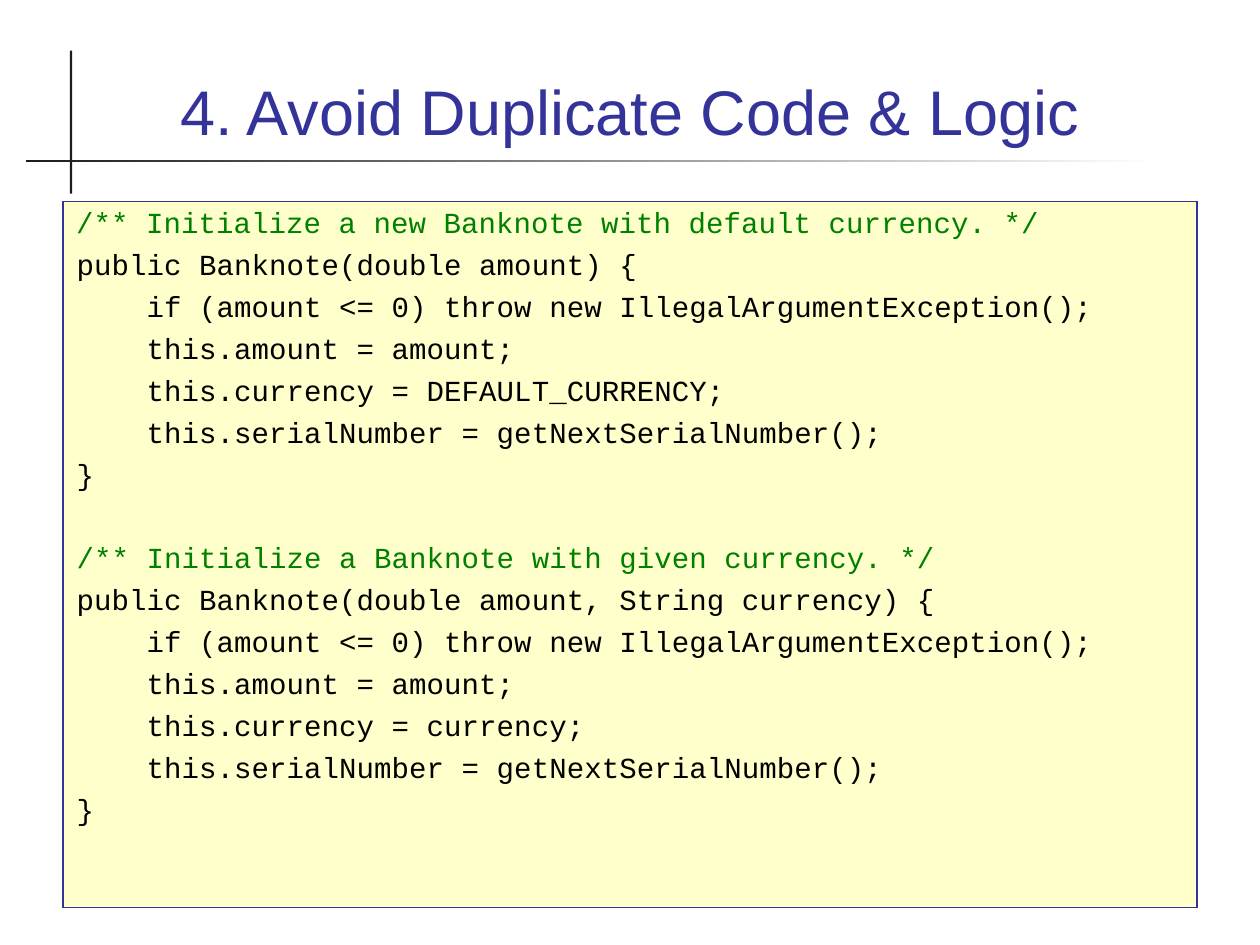
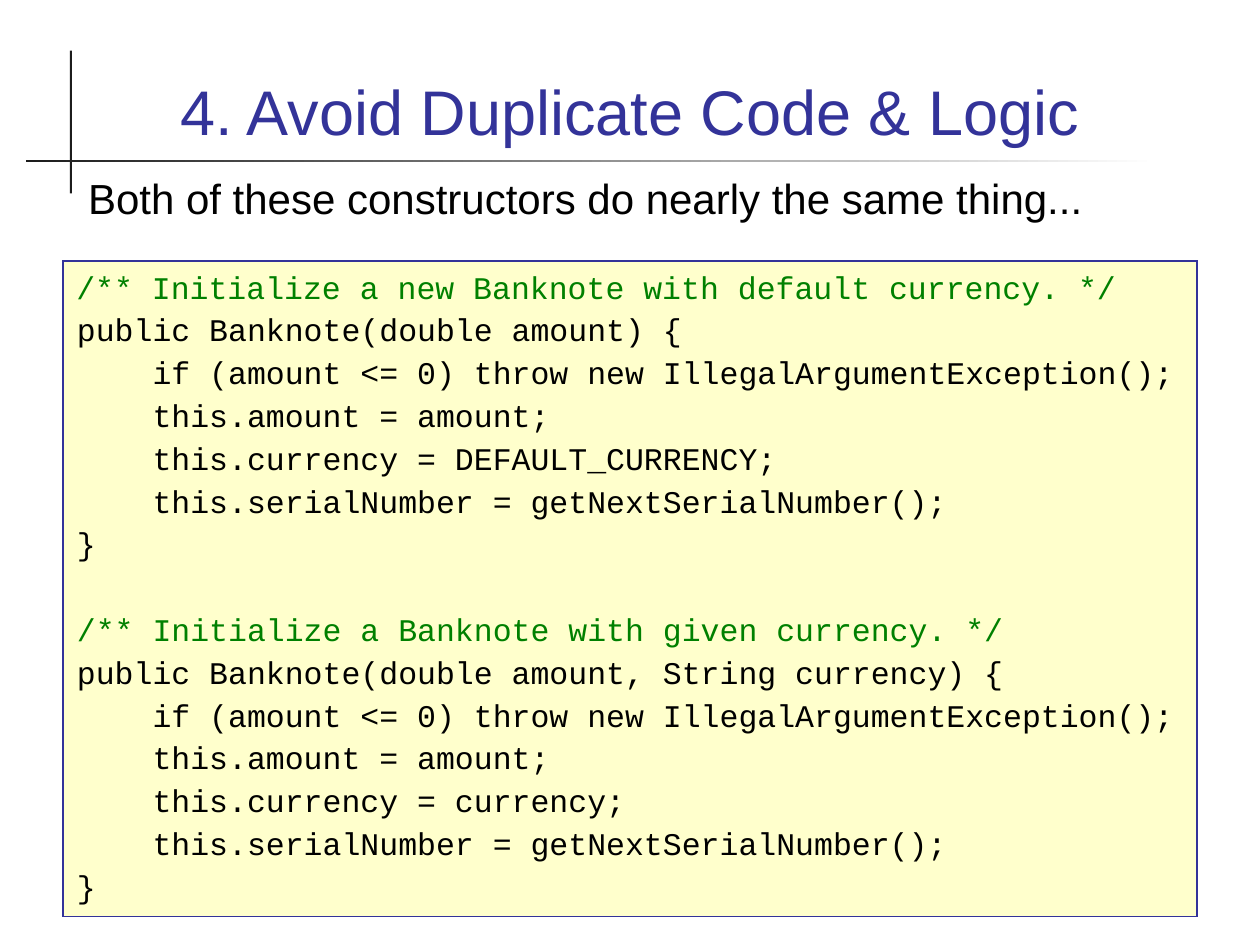
Before and after one commit to skeoop/skeoop.github.io, a slide deck: slide 9 of week5/Coding-Guidelines.ppt (slide 7 before the commit). Drawn at 1260x945 pixels with LibreOffice and Linux fonts; fonts in the diff are those of the drawing. Boxes give left, top, right and bottom in pixels: in the first picture for what was removed or moved away, otherwise in the second. Text is boxed around its words. In the diff, an @@ line names an element or a change of style, - is before the commit and + after.

```diff
--- a/week5/Coding-Guidelines.ppt
+++ b/week5/Coding-Guidelines.ppt
@@ text added at (88, 183, 1082, 223), 24 pt, text #000000 @@
+Both of these constructors do nearly the same thing...
@@ text "/** Initialize a new Banknote ...": place and size @@
-text "/** Initialize a new Banknote ..." at (63, 202, 1197, 907)
+text "/** Initialize a new Banknote ..." at (63, 261, 1197, 916)
@@ text "/** Initialize a new Banknote ..." at (63, 261, 1197, 916): size 16.6 to 18 pt; line spacing 0.9 to 1; less space between paragraphs @@
```
Also in this commit, not shown: 3 other slides changed, 2 slides added, 2 other files.
